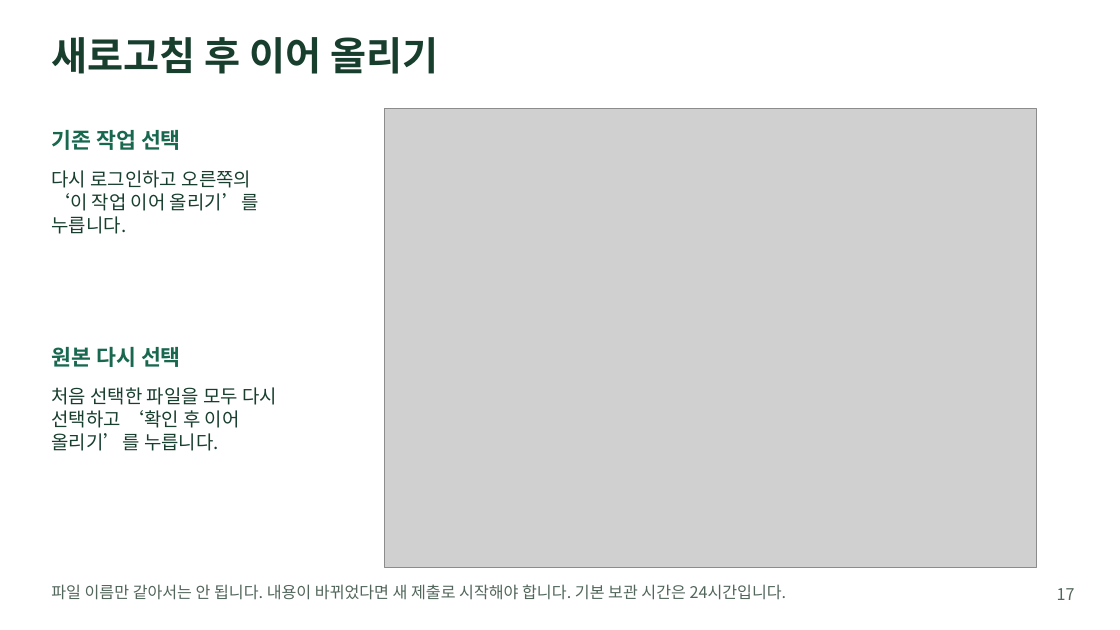
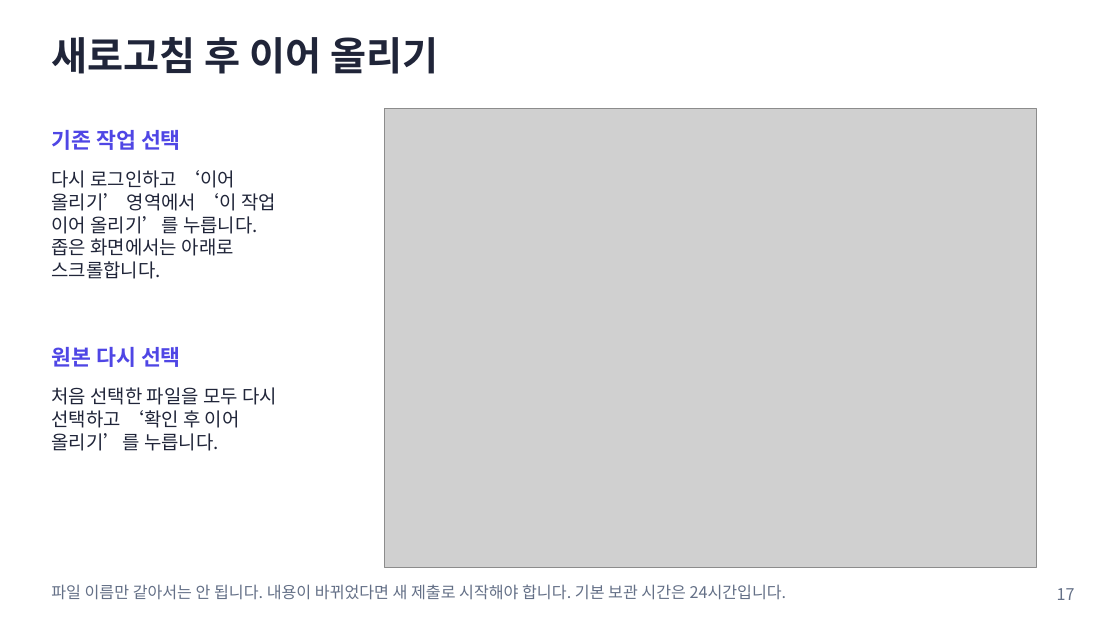
Before and after one commit to prozac0401/AssignmentHub, a slide deck: slide 17 of docs/manual/AssignmentHub_사용자_매뉴얼.pptx. Drawn at 1120x630 pixels with LibreOffice and Linux fonts; fonts in the diff are those of the drawing; grey boxes stand for pictures. Boxes give left, top, right and bottom in pixels: in the first picture for what was removed or moved away, otherwise in the second. Text is boxed around its words. In the diff, an @@ line names an element or a change of style, - is before the commit and + after.

```diff
--- a/docs/manual/AssignmentHub_사용자_매뉴얼.pptx
+++ b/docs/manual/AssignmentHub_사용자_매뉴얼.pptx
@@ text "새로고침 후 이어 올리기" at [51,37,439,74]: text colour #183E2E to #202539 @@
@@ text "기존 작업 선택" at [51,130,181,150]: text colour #17684F to #4F46E5 @@
@@ text at [51,170,276,279]: text changed; text colour #183E2E to #202539 @@
-다시 로그인하고 오른쪽의
-‘이 작업 이어 올리기’를
-누릅니다.
+다시 로그인하고 ‘이어
+올리기’ 영역에서 ‘이 작업
+이어 올리기’를 누릅니다.
+좁은 화면에서는 아래로
+스크롤합니다.
@@ text "원본 다시 선택" at [51,347,181,367]: text colour #17684F to #4F46E5 @@
@@ text "처음 선택한 파일을 모두 다시" at [51,387,277,451]: text colour #183E2E to #202539 @@
@@ text "파일 이름만 같아서는 안 됩니다. ..." at [51,584,787,600]: text colour #52665B to #647087 @@
@@ text "17" at [1057,588,1075,600]: text colour #52665B to #647087 @@
```
Also in this commit, not shown: 23 other slides changed, 3 slides added, 44 other files.
